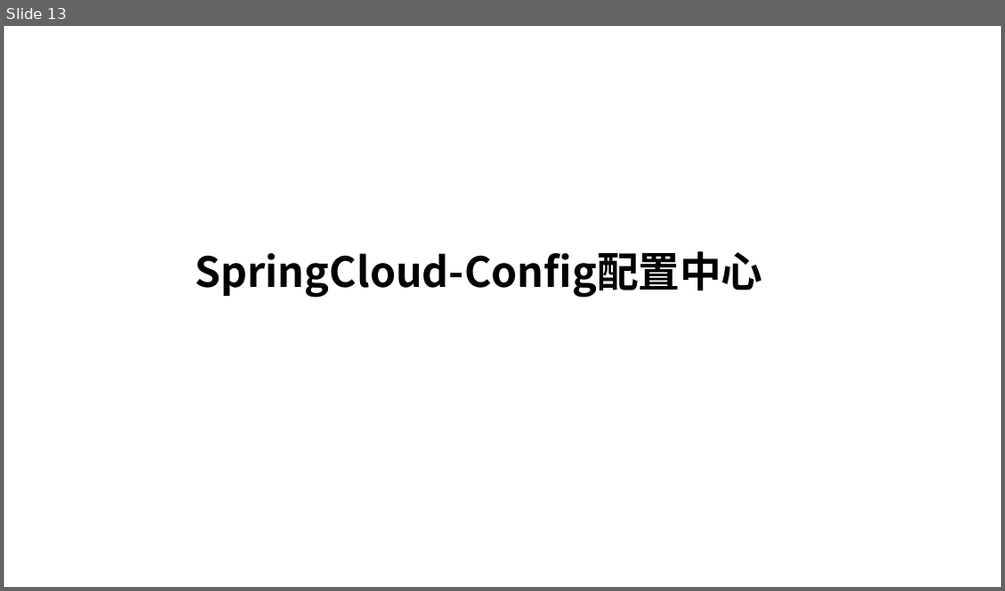
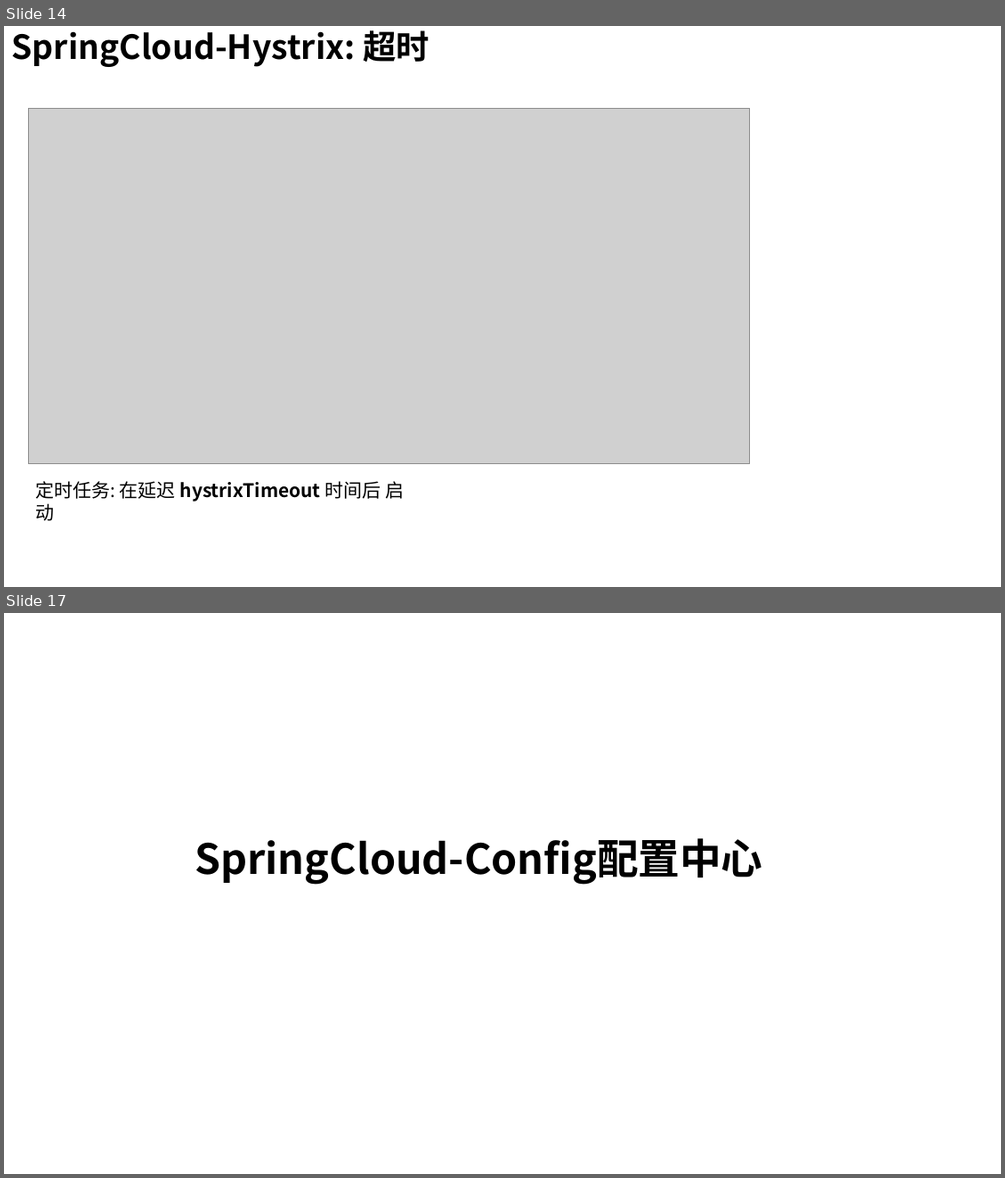
Before and after one commit to longzl2015/long12356, a slide deck: source/_posts/spring/spring-cloud/SpringCloud.pptx. Shown one above the other, each under a label of ours: slide 13 before the commit, slides 14 and 17 after it; the slides between them are not shown. The pictures are 1005x591 and 1005x1178 pixels, drawn with LibreOffice and Linux fonts; fonts in the diff are those of the drawing; grey boxes stand for pictures. Boxes give left, top, right and bottom in pixels: in the first picture for what was removed or moved away, otherwise in the second. Text is boxed around its words. In the diff, an @@ line names an element or a change of style, - is before the commit and + after.

```diff
--- a/source/_posts/spring/spring-cloud/SpringCloud.pptx
+++ b/source/_posts/spring/spring-cloud/SpringCloud.pptx
@@ slide 14 added at box(4, 26, 1001, 587), background #FFFFFF @@
@@ text added at box(11, 30, 430, 67), 32 pt, text #000000, bold @@
+SpringCloud-Hystrix: 超时
@@ picture added at box(28, 108, 750, 464) @@
@@ text added at box(35, 481, 404, 501), 18 pt, text #000000, bold @@
+定时任务: 在延迟 hystrixTimeout 时间后 启动
@@ what was slide 13 is now slide 17 @@
```
Also in this commit, not shown: 1 slide changed, 4 other slides added.
